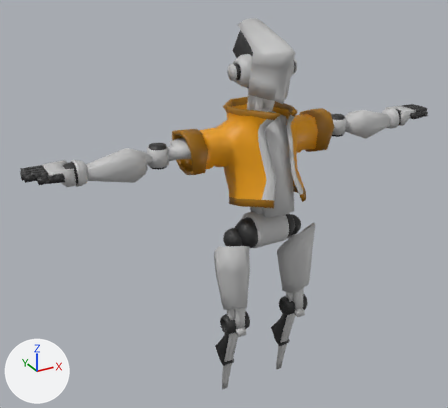
Two versions of the FBX model Assets/_Game/Characters/Ninja/Model/CyberHero3.fbx, one commit apart.
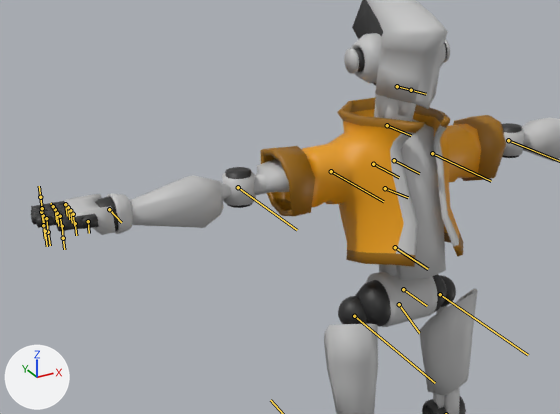
Each version is shown whole from a camera (50 mm lens) standing at (-1.075, -1.739, 1.655) and looking at (-0.104, 0.026, 0.773), then close up on the part from 0% to 83% of the width and 8% to 75% of the height. Arrows for +X, +Y and +Z are at lower left; the lights stay in place. Both versions are drawn at the pose saved in each file; the numbers are the values there. The bones that bend it are drawn over the model as lines in the close-ups.

In view in the first close-up: 'Body'.
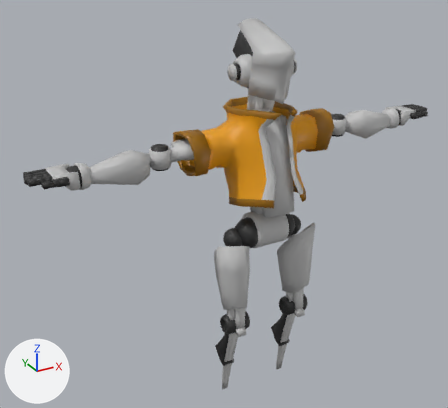
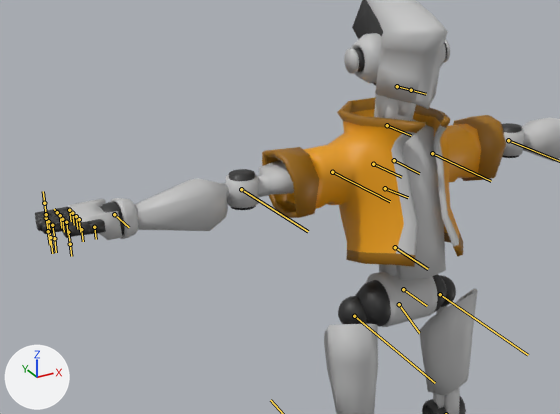
Location of each change, (x1, y1, x2, y2) in pixels of the close-ups (560 x 414 px):
'Body', posed: before (31, 0, 560, 414); after (35, 0, 560, 414)
bone 'B_R_Clavicle', root to tip: before (373, 164) to (399, 177); after (373, 164) to (401, 177)

The edits, one by one:
Bone 'B_R_Clavicle' (bone_b_r_clavicle) turns from (0, 0, 0) to (0, 0, 3) degrees about its own x, y and z.
